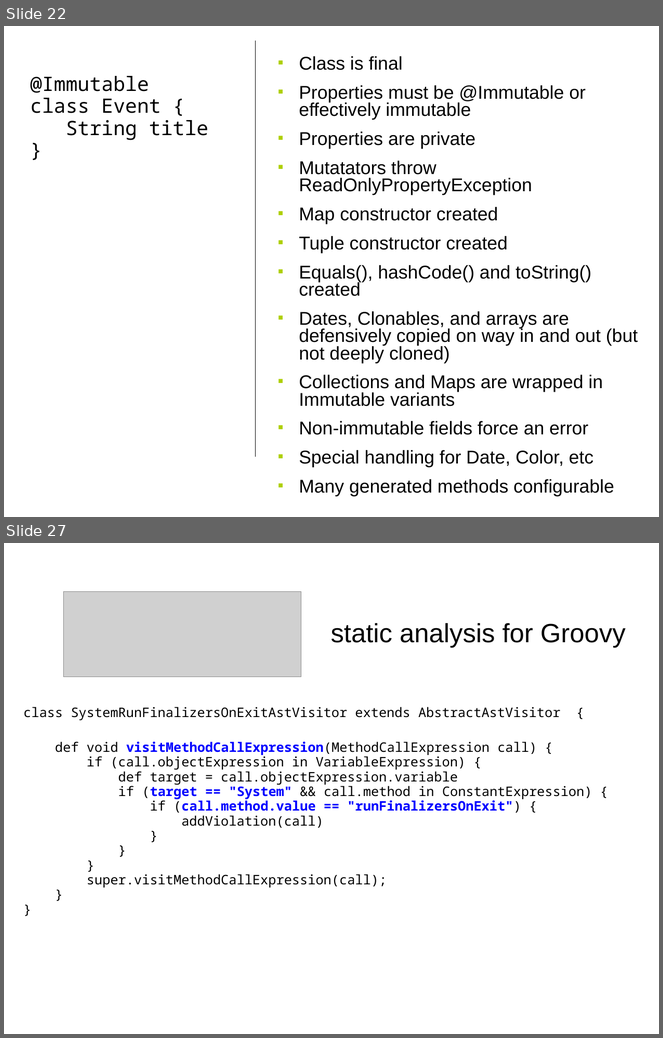
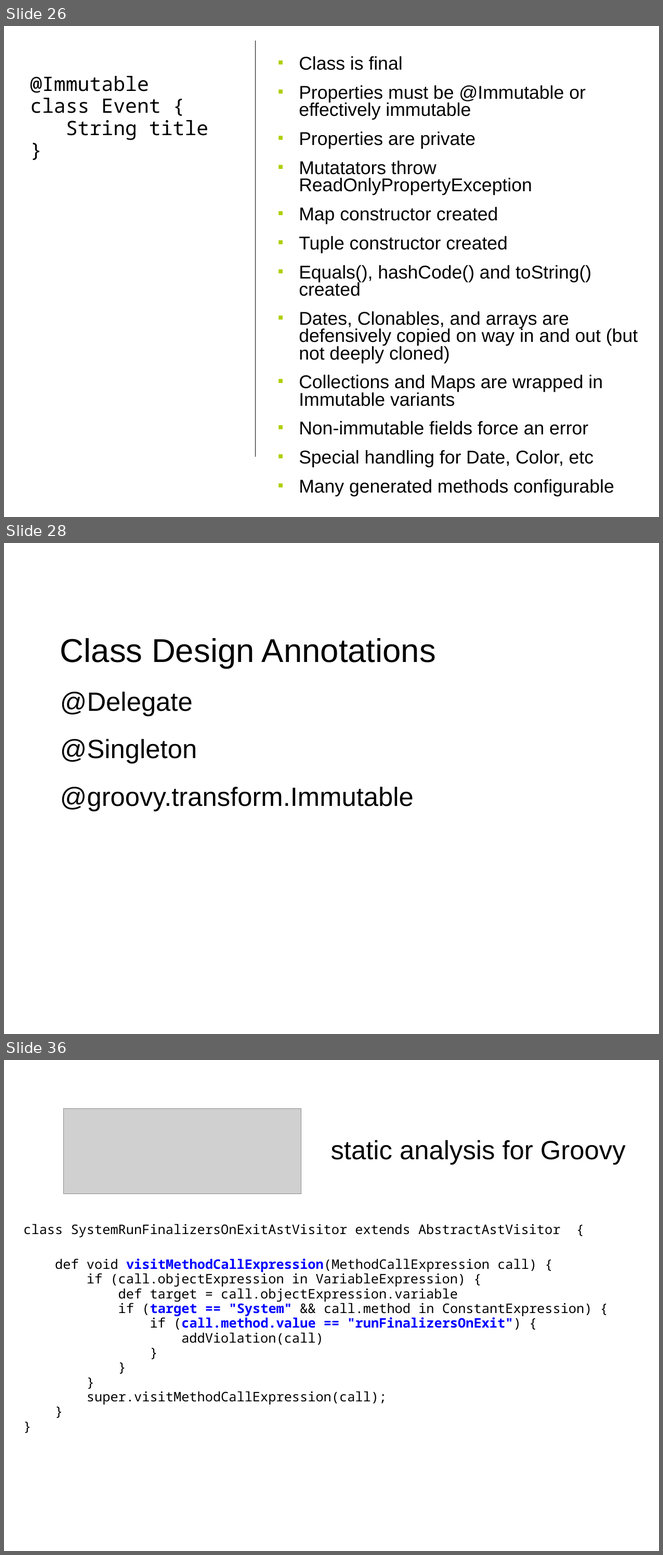
Before and after one commit to HamletDRC/presentations, a slide deck: asttransformations/CodeGeneration_SDC.odp. Shown one above the other, each under a label of ours: slides 22 and 27 before the commit, slides 26, 28 and 36 after it; the slides between them are not shown. The pictures are 663x1038 and 663x1555 pixels, drawn with LibreOffice and Linux fonts; fonts in the diff are those of the drawing; grey boxes stand for pictures. Boxes give left, top, right and bottom in pixels: in the first picture for what was removed or moved away, otherwise in the second. Text is boxed around its words. In the diff, an @@ line names an element or a change of style, - is before the commit and + after.

```diff
--- a/asttransformations/CodeGeneration_SDC.odp
+++ b/asttransformations/CodeGeneration_SDC.odp
@@ slide 28 added at [4,543,659,1034], background #FFFFFF @@
@@ subtitle added at [60,638,436,811], 32 pt, text #000000 @@
+Class Design Annotations
+@Delegate
+@Singleton
+@groovy.transform.Immutable
@@ what was slide 22 is now slide 26 @@
@@ what was slide 27 is now slide 36 @@
```
Also in this commit, not shown: 9 slides changed, 11 other slides added, 2 slides removed, 4 other files.
